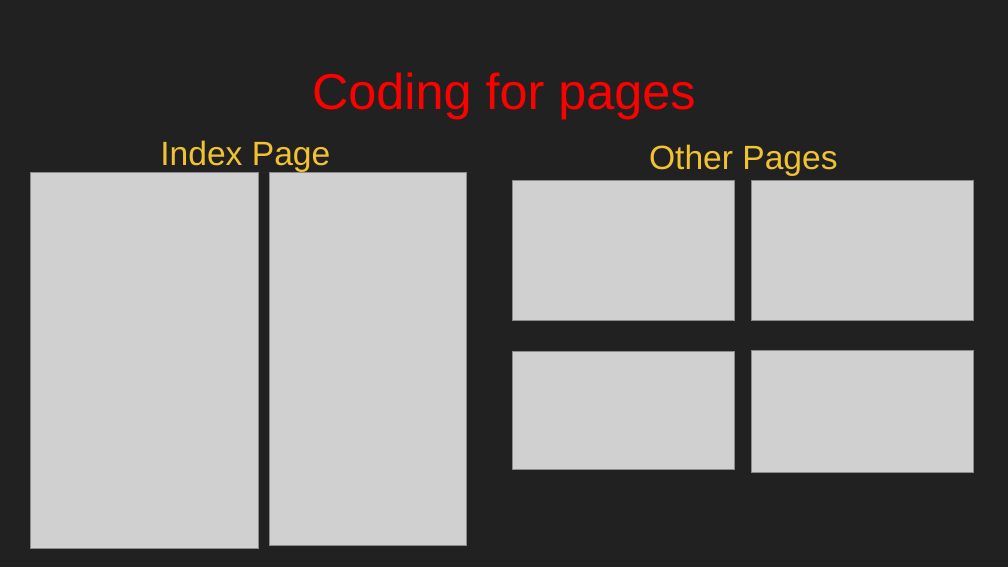
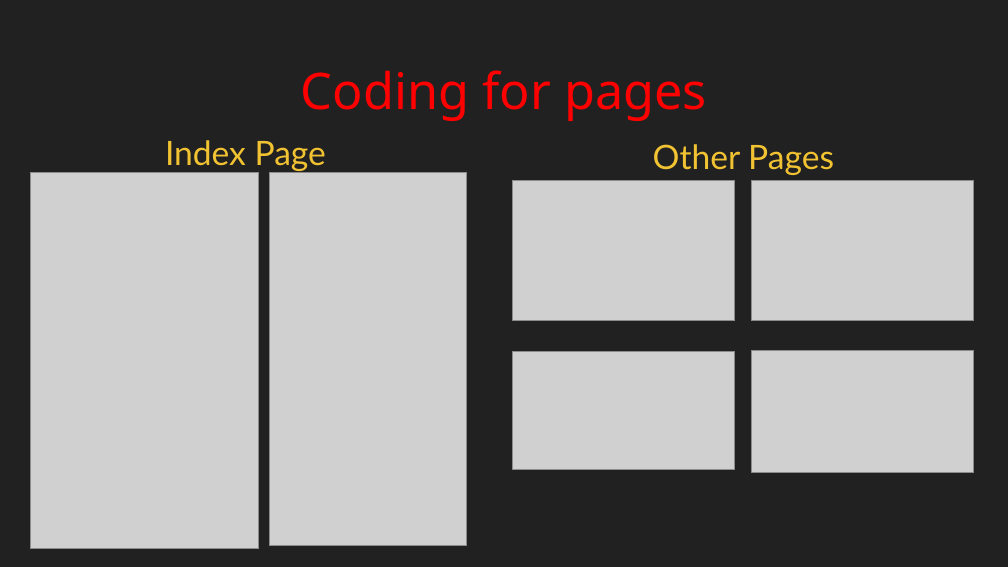
Before and after one commit to Clevor18/king_oak, a slide deck: slide 3 of presentation/projects/King Oak College.pptx. Drawn at 1008x567 pixels with LibreOffice and Linux fonts; fonts in the diff are those of the drawing; grey boxes stand for pictures. Boxes give left, top, right and bottom in pixels: in the first picture for what was removed or moved away, otherwise in the second. Text is boxed around its words. In the diff, an @@ line names an element or a change of style, - is before the commit and + after.

Commit message:
updated presentation text

```diff
--- a/presentation/projects/King Oak College.pptx
+++ b/presentation/projects/King Oak College.pptx
@@ title "Coding for pages" at bbox=[301, 70, 707, 121]: font Arial to Noto Sans @@
@@ text "Index Page" at bbox=[165, 140, 326, 171]: font Arial to Lato @@
@@ text "Other Pages" at bbox=[653, 144, 834, 175]: font Arial to Lato @@
```
Also in this commit, not shown: 9 other slides changed.
